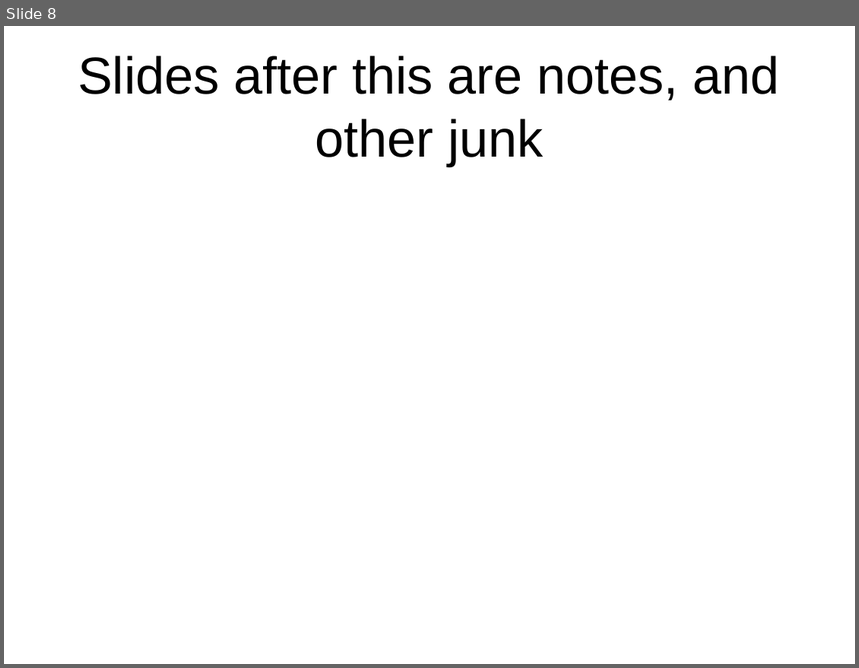
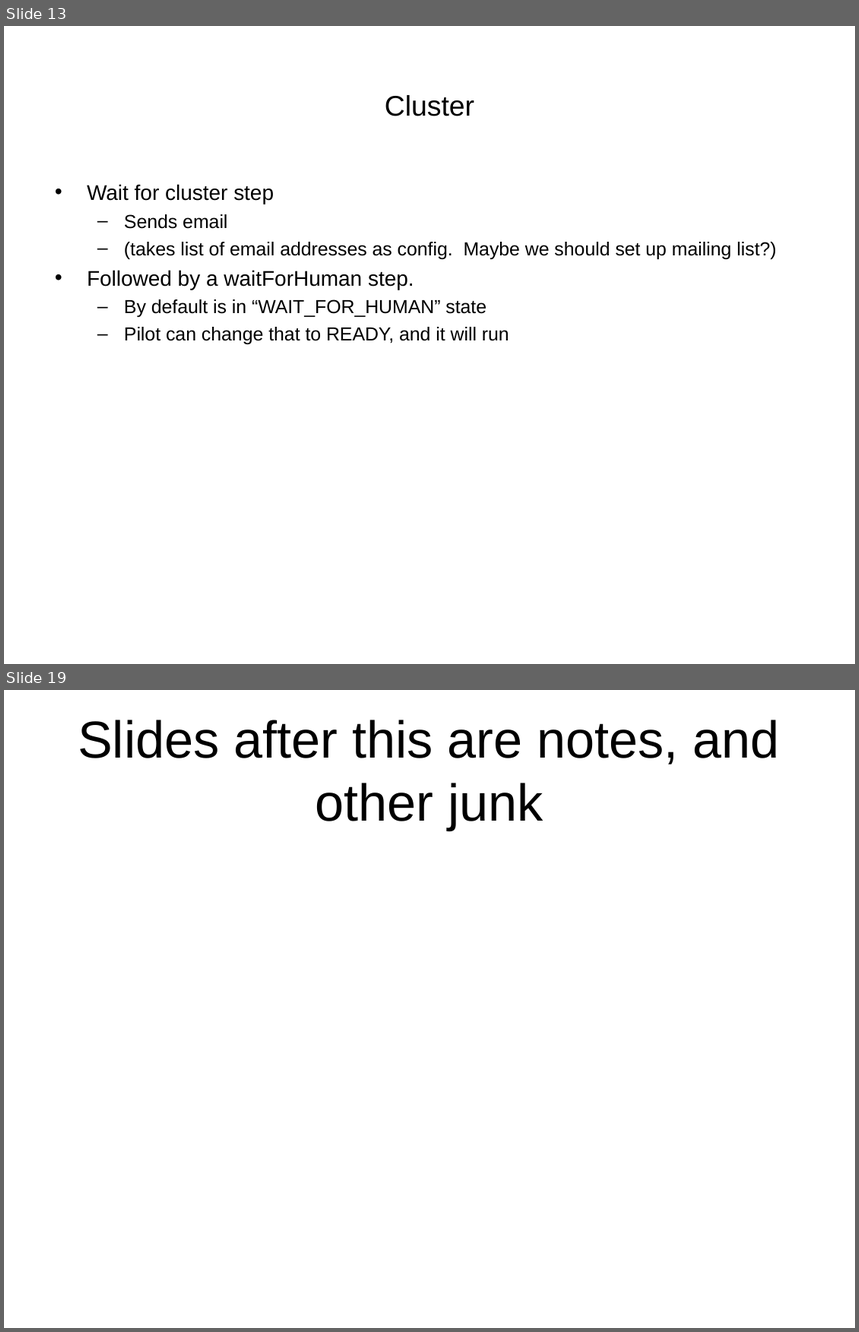
Before and after one commit to VEuPathDB/ApiCommonData, a slide deck: Load/doc/workflow/plasmodb/7.7/ApiWorkFlow.ppt. Shown one above the other, each under a label of ours: slide 8 before the commit, slides 13 and 19 after it; the slides between them are not shown. The pictures are 859x668 and 859x1332 pixels, drawn with LibreOffice and Linux fonts; fonts in the diff are those of the drawing. Boxes give left, top, right and bottom in pixels: in the first picture for what was removed or moved away, otherwise in the second. Text is boxed around its words. In the diff, an @@ line names an element or a change of style, - is before the commit and + after.

```diff
--- a/Load/doc/workflow/plasmodb/7.7/ApiWorkFlow.ppt
+++ b/Load/doc/workflow/plasmodb/7.7/ApiWorkFlow.ppt
@@ slide 13 added at (4,26,855,664), background #FFFFFF @@
@@ title added at (385,95,474,116), 24 pt, text #000000 @@
+Cluster
@@ text added at (87,184,776,344), 16 pt, text #000000 @@
+• Wait for cluster step
+  – Sends email
+  – (takes list of email addresses as config. Maybe we should set up mailing list?)
+• Followed by a waitForHuman step.
+  – By default is in “WAIT_FOR_HUMAN” state
+  – Pilot can change that to READY, and it will run
@@ what was slide 8 is now slide 19 @@
```
Also in this commit, not shown: 7 slides changed, 10 other slides added, 2 other files.
